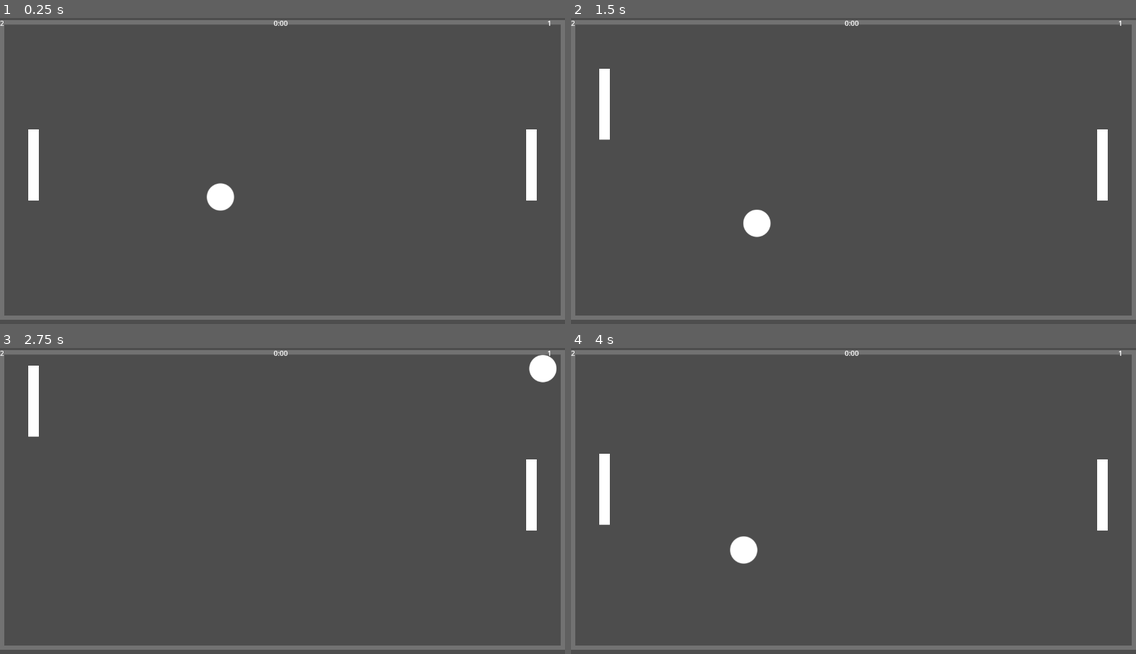
Above: before the commit, frames 1-4 (two rows, left to right).
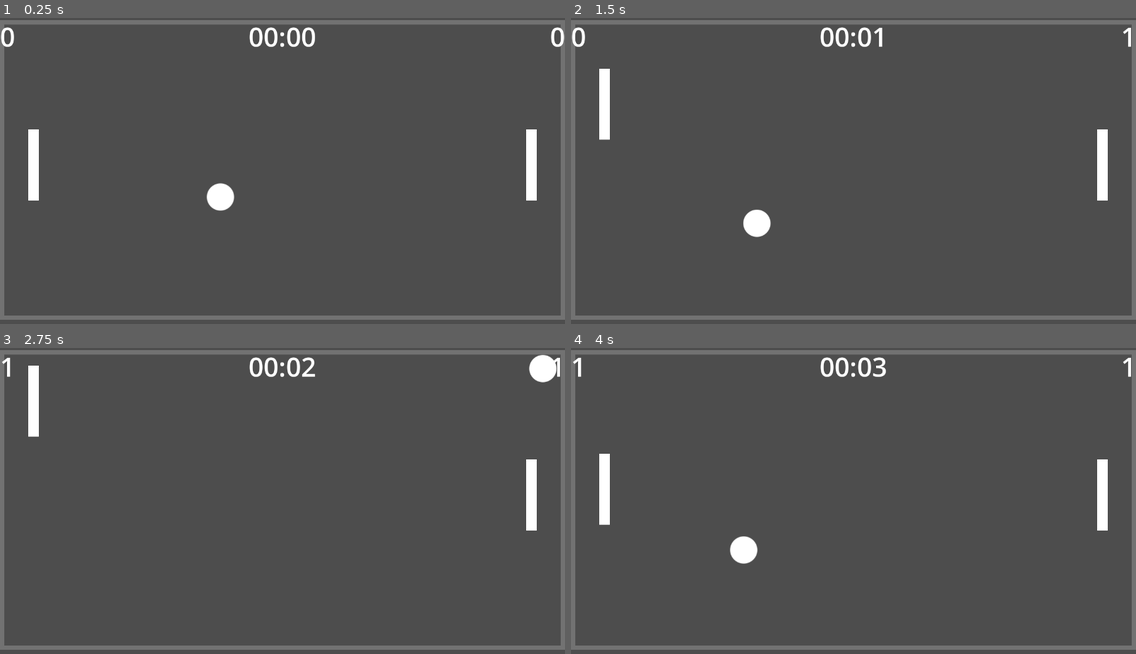
Above: after the commit, the same moments.

Repository: spireneko/pong
Game: Godot game, scene res://src/scenes/arena.tscn
Two runs of this game, one before a commit and one after it. Both use one fixed random seed, a clock stepped at 60 frames per second and the inputs below.
Inputs:
- Up to frame 1 (0.25 s): no input
- Up to frame 2 (1.5 s): tap Enter at 0.5 s; hold W (Up) 0.53-1.28 s; hold S (Down) from 1.28 s (still down)
- Up to frame 3 (2.75 s): release S (Down) at 2.03 s; hold W (Up) from 2.03 s (still down)
- Up to frame 4 (4 s): release W (Up) at 3.53 s; hold S (Down) from 3.53 s (still down)

The runs differ from the first frame. In frame 1, 0.6% of the frame differs, in the area x 0-100%, y 0-10%; in frame 2, 0.5%; in frame 3, 0.5%; in frame 4, 0.5%.

Commit message:
Счёт отображается, но пока некрасиво

Diff:
--- /dev/null
+++ b/assets/fonts/score_font.tres
@@ -0,0 +1,4 @@
+[gd_resource type="LabelSettings" format=3 uid="uid://d2s8mu217q5dg"]
+
+[resource]
+font_size = 60
--- a/src/scenes/hud.tscn
+++ b/src/scenes/hud.tscn
@@ -1,6 +1,7 @@
-[gd_scene load_steps=2 format=3 uid="uid://bj7u61fcpp7r6"]
+[gd_scene load_steps=3 format=3 uid="uid://bj7u61fcpp7r6"]
 
 [ext_resource type="Script" path="res://src/scripts/hud.gd" id="1_xr4xg"]
+[ext_resource type="LabelSettings" uid="uid://d2s8mu217q5dg" path="res://assets/fonts/score_font.tres" id="2_1ojj6"]
 
 [node name="HUD" type="Node"]
 script = ExtResource("1_xr4xg")
@@ -12,12 +13,15 @@
 offset_left = -40.0
 offset_bottom = 23.0
 grow_horizontal = 0
-text = "1"
+text = "0"
+label_settings = ExtResource("2_1ojj6")
+horizontal_alignment = 2
 
 [node name="LeftScore" type="Label" parent="."]
 offset_right = 40.0
 offset_bottom = 23.0
-text = "2"
+text = "0"
+label_settings = ExtResource("2_1ojj6")
 
 [node name="Time" type="Label" parent="."]
 anchors_preset = 5
@@ -28,3 +32,4 @@
 offset_bottom = 23.0
 grow_horizontal = 2
 text = "0:00"
+label_settings = ExtResource("2_1ojj6")
--- a/src/scripts/arena.gd
+++ b/src/scripts/arena.gd
@@ -3,10 +3,17 @@
 @onready var hud := $HUD
 
 var score := Vector2.ZERO
+var playtime := 0.0
+
+func _physics_process(delta):
+	playtime += delta
+	hud.set_time(int(playtime))
+
 
 func _on_right_wall_ball_touched() -> void:
-	score.x += 1
-	hud
+	score.y += 1
+	hud.left_score.text = str(score.y)
 
 func _on_left_wall_ball_touched() -> void:
-	score.y += 1
+	score.x += 1
+	hud.right_score.text = str(score.x)
--- a/src/scripts/hud.gd
+++ b/src/scripts/hud.gd
@@ -2,3 +2,15 @@
 
 @onready var right_score := $RightScore
 @onready var left_score := $LeftScore
+@onready var time := $Time
+
+func set_time(current_time: int):
+	var hours := current_time / 3600
+	current_time %= 3600
+	var minutes := current_time / 60
+	var seconds = current_time % 60
+	var result: String
+	if hours:
+		result += str(hours) + ":"
+	result += "%02d" % minutes + ":" + "%02d" % seconds
+	time.text = result
--- a/src/scripts/player.gd
+++ b/src/scripts/player.gd
@@ -4,28 +4,16 @@
 
 @export var player_control := PlayerControl.ArrowPlayer
 
+var velocity : Vector2
+
 enum PlayerControl {
 	WasdPlayer,
 	ArrowPlayer
 }
 
-
-
-var velocity : Vector2
-var starting_x_pos : float
-# Called when the node enters the scene tree for the first time.
-func _ready() -> void:
-	starting_x_pos = position.x
-	pass # Replace with function body.
-
-
 func _physics_process(delta: float) -> void:
-#	position.x = starting_x_pos
 	move_and_collide(velocity * SPEED * delta)
 
-# Called every frame. 'delta' is the elapsed time since the previous frame.
-func _process(delta: float) -> void:
-	pass
 
 func _unhandled_key_input(event: InputEvent) -> void:
 	if player_control == PlayerControl.ArrowPlayer:
